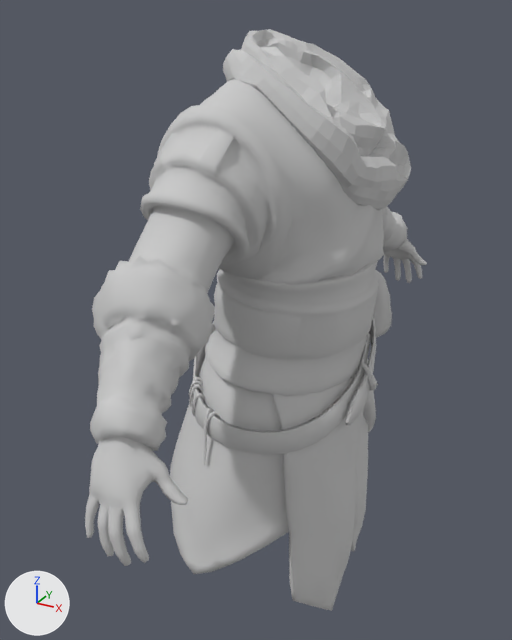
One commit to the FBX model Character/Skin/Fbx/SK_Body3_1.fbx: the scene before it, then after it.
Rendered twice from a 50 mm camera at (0.571, -1.24, 1.661) aimed at (-0.1, -0.021, 1.051). Lighting does not change. The marker at lower left points along +X, +Y and +Z. Where no turn or scale is listed for an object, it has been applied to the vertices.

In view in the first picture: 'Male_Hand', 'SK_Body3_1', 'SK_Shoulder3_1'.
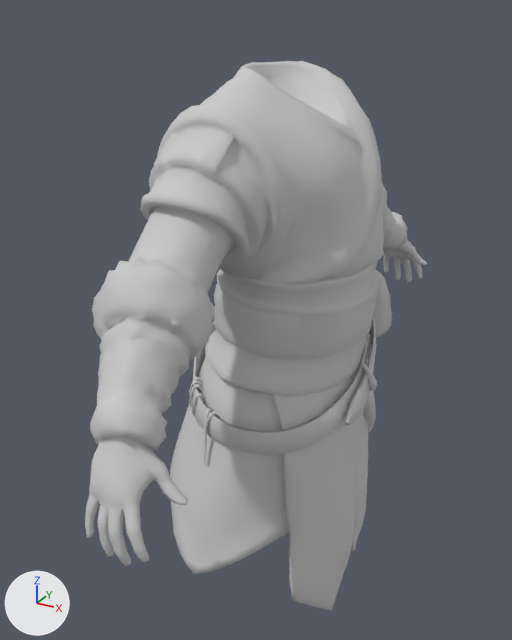
Boxes (x1, y1, x2, y2) around the edits, measured in the pictures (512 x 640 px):
```json
{"object": "SK_Shoulder3_1", "change": "deleted", "before": [223, 29, 411, 210]}
```

The change, as JSON lines over the scene's bpy script:
```json
{"op": "remove", "block": "ob_sk_shoulder3_1", "code": ["ob_sk_shoulder3_1 = bpy.data.objects.new('SK_Shoulder3_1', me_mesh_002)", "ob_sk_shoulder3_1.location = (0.0, 0.0, 0.0)"]}
```
